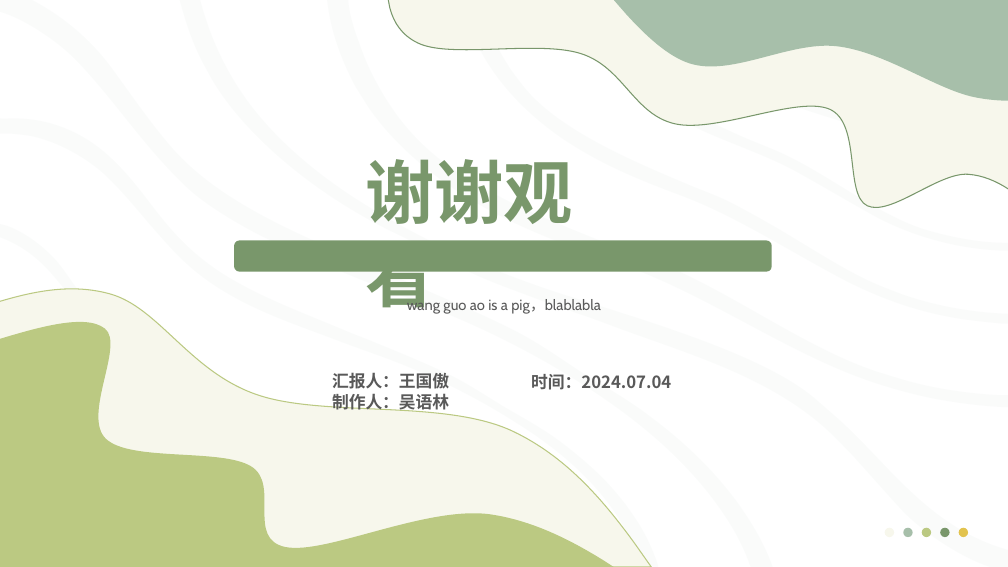
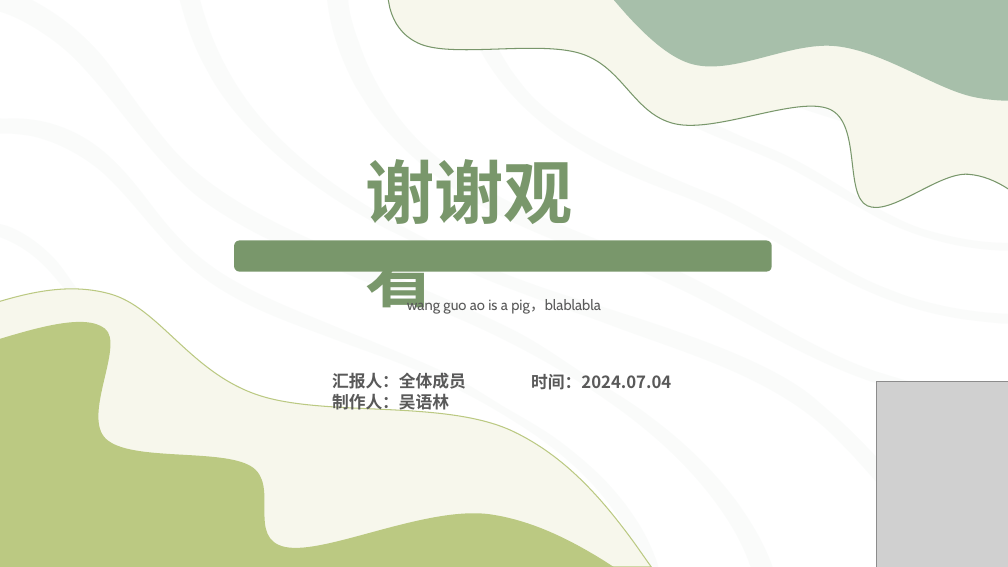
Before and after one commit to Vampire-Cyy/Document-Of-Jungle-Man, a slide deck: slide 17 of 07_验收汇报PPT/23级软件4班1组-陈俊西组-JungleMan.pptx. Drawn at 1008x567 pixels with LibreOffice and Linux fonts; fonts in the diff are those of the drawing; grey boxes stand for pictures. Boxes give left, top, right and bottom in pixels: in the first picture for what was removed or moved away, otherwise in the second. Text is boxed around its words. In the diff, an @@ line names an element or a change of style, - is before the commit and + after.

Commit message:
finished

```diff
--- a/07_验收汇报PPT/23级软件4班1组-陈俊西组-JungleMan.pptx
+++ b/07_验收汇报PPT/23级软件4班1组-陈俊西组-JungleMan.pptx
@@ text at (x1=332, y1=372, x2=466, y2=389): text changed @@
-汇报人：王国傲
+汇报人：全体成员
@@ picture added at (x1=876, y1=382, x2=1008, y2=567) @@
@@ group removed at (x1=885, y1=528, x2=968, y2=537): 5 ellipses @@
```
Also in this commit, not shown: 3 other slides changed.
